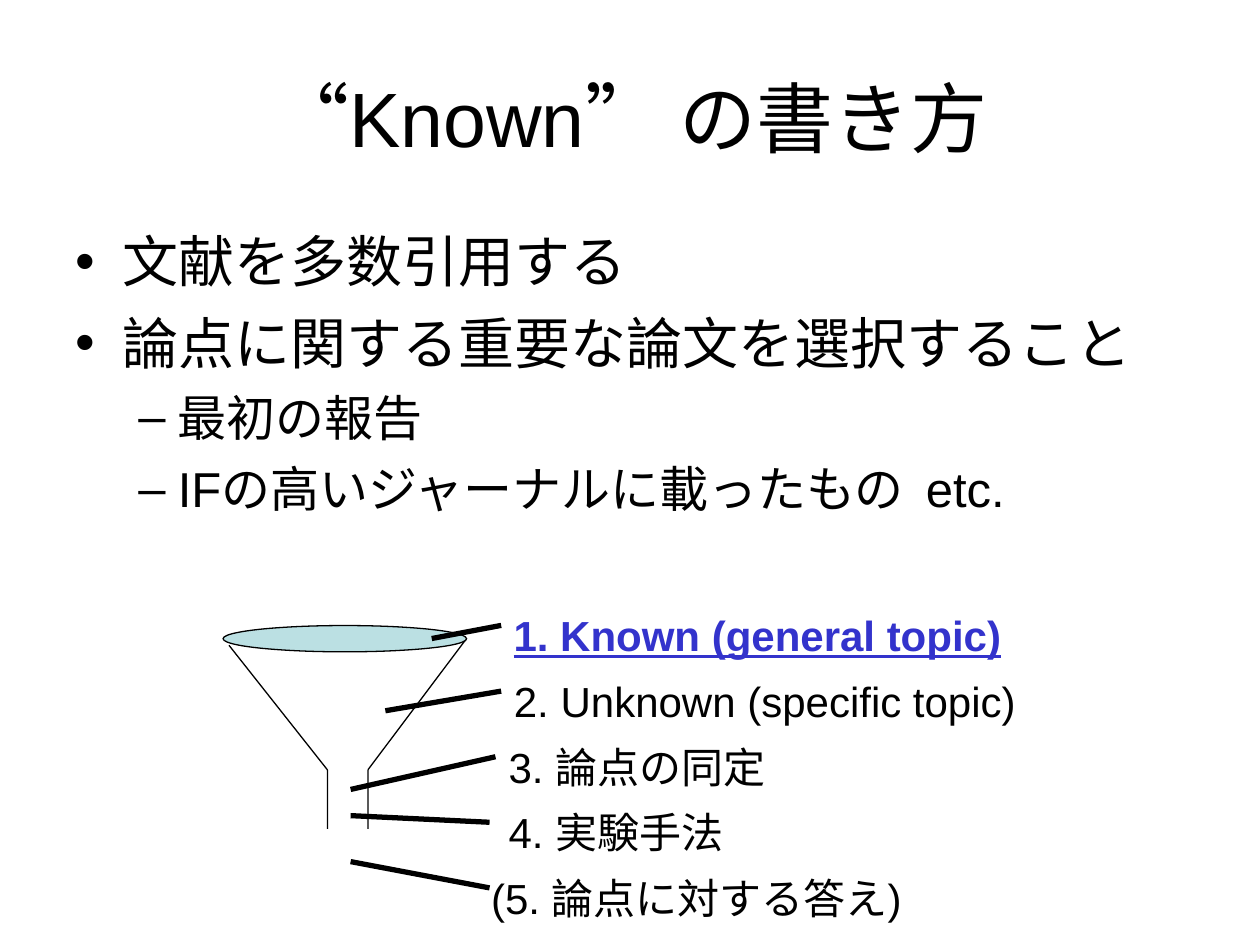
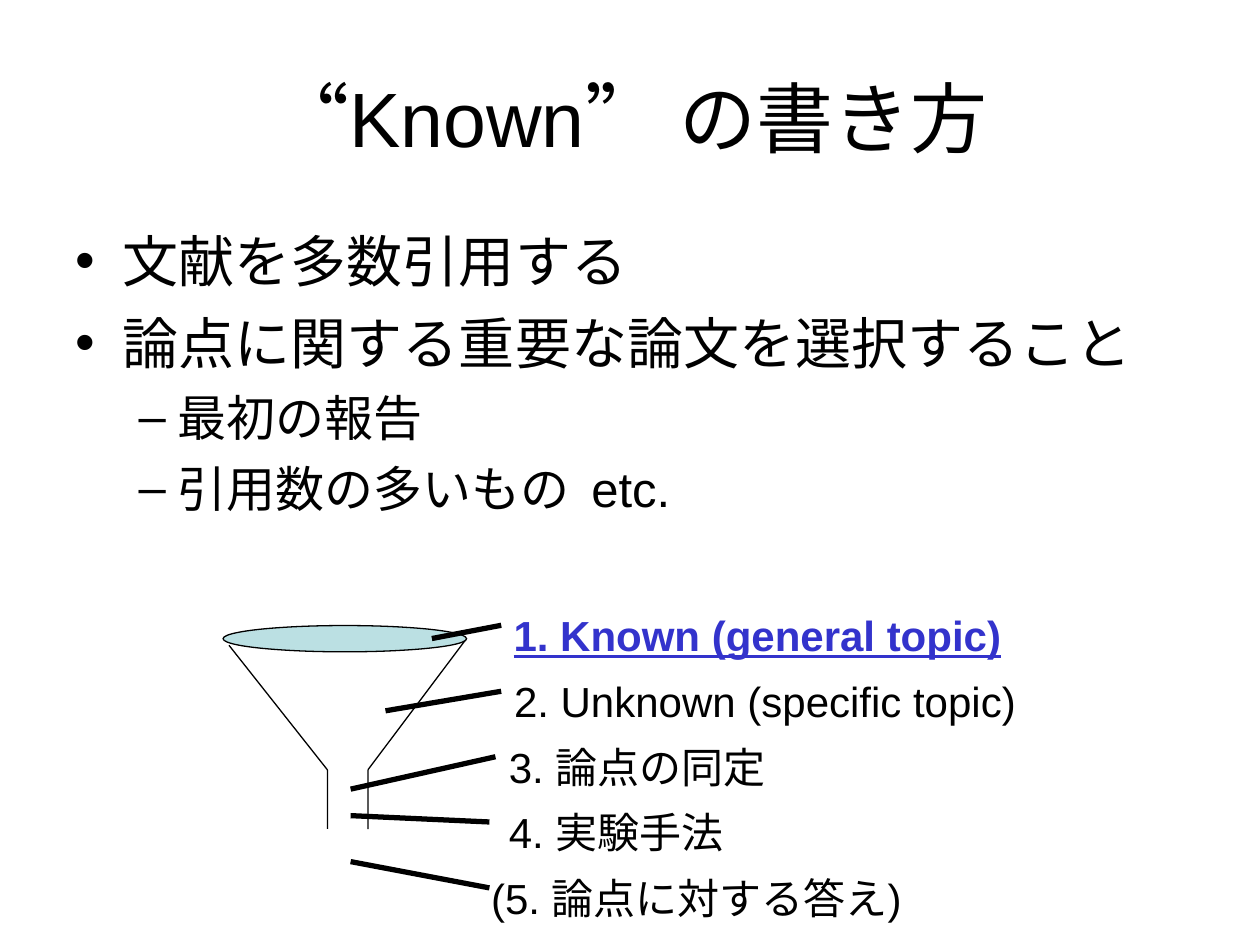
Before and after one commit to yugism/Writing, a slide deck: slide 12 of writing01.ppt (slide 11 before the commit). Drawn at 1260x945 pixels with LibreOffice and Linux fonts; fonts in the diff are those of the drawing. Boxes give left, top, right and bottom in pixels: in the first picture for what was removed or moved away, otherwise in the second. Text is boxed around its words. In the diff, an @@ line names an element or a change of style, - is before the commit and + after.

```diff
--- a/writing01.ppt
+++ b/writing01.ppt
@@ text at bbox=[178, 465, 670, 511]: text changed @@
-  – IFの高いジャーナルに載ったもの etc.
+  – 引用数の多いもの etc.
```
Also in this commit, not shown: 3 other slides changed, 1 slide added, 1 other file.
